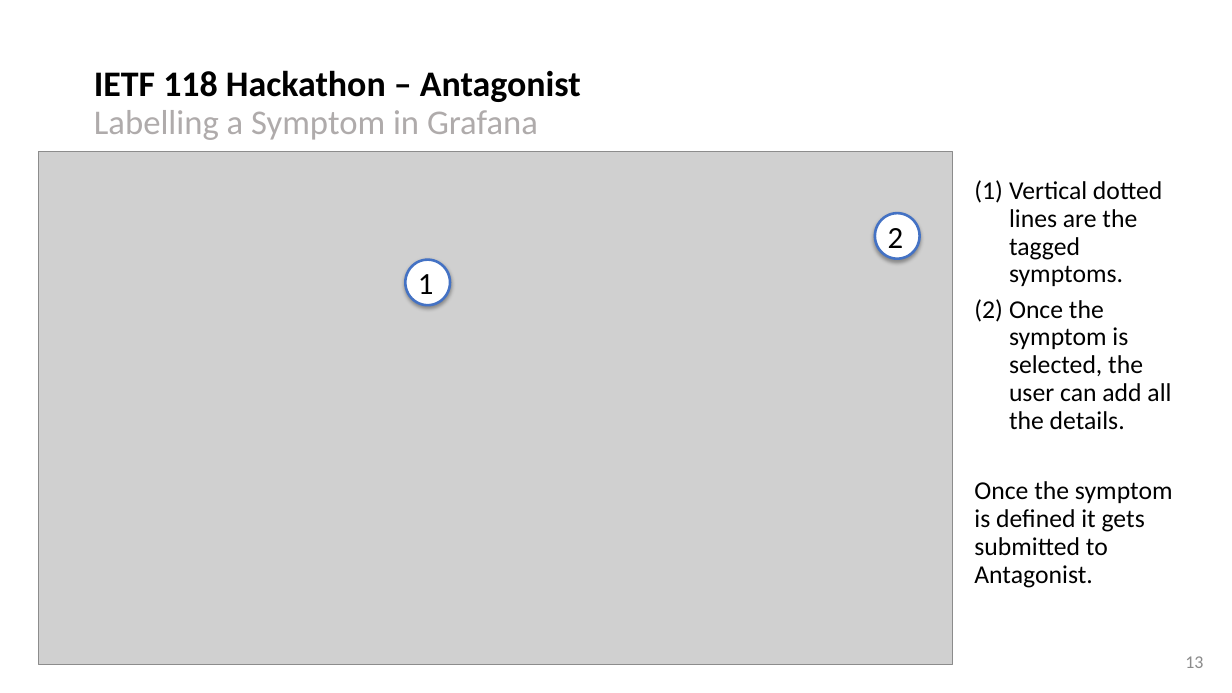
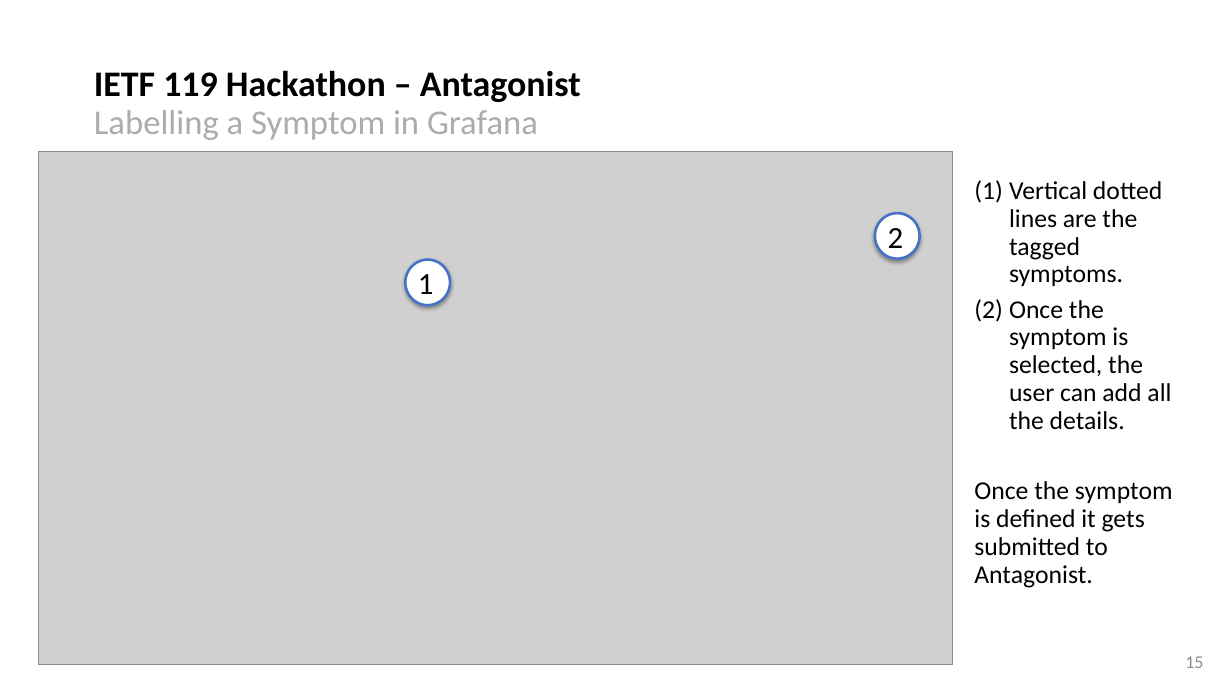
Before and after one commit to network-analytics/ietf-network-analytics-document-status, a slide deck: slide 15 of 119/NMOP/draft-netana-nmop-network-anomaly-semantics-and-lifecycle.pptx (slide 13 before the commit). Drawn at 1232x693 pixels with LibreOffice and Linux fonts; fonts in the diff are those of the drawing; grey boxes stand for pictures. Boxes give left, top, right and bottom in pixels: in the first picture for what was removed or moved away, otherwise in the second. Text is boxed around its words. In the diff, an @@ line names an element or a change of style, - is before the commit and + after.

```diff
--- a/119/NMOP/draft-netana-nmop-network-anomaly-semantics-and-lifecycle.pptx
+++ b/119/NMOP/draft-netana-nmop-network-anomaly-semantics-and-lifecycle.pptx
@@ title at <box>94,70,581,140</box>: text changed @@
-IETF 118 Hackathon – Antagonist
-Labelling a Symptom in Grafana
+IETF 119 Hackathon – Antagonist
+Labelling a Symptom in Grafana
@@ page number at <box>1185,656,1203,668</box>: text changed @@
-13
+15
```
Also in this commit, not shown: 4 other slides changed, 5 slides added, 1 slide removed, 2 other files.
